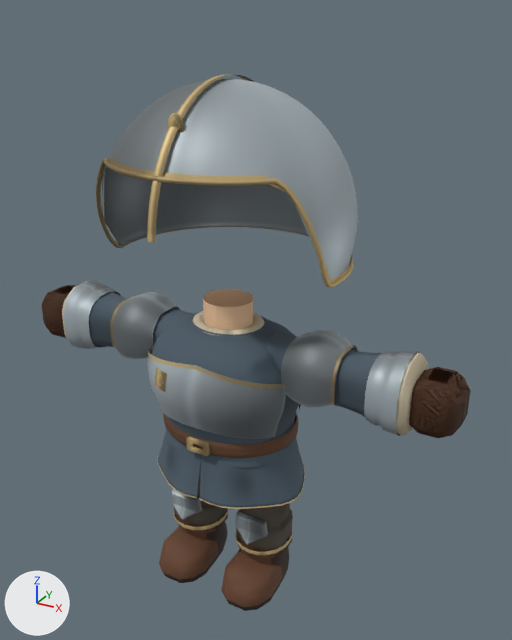
What one commit did to the glTF model src/assets/models/wardrobe/classes/traje_guerrero_aurora.glb.
Camera for both pictures: a 50 mm camera at (1.37, -2.26, 2.39) aimed at (0.07, 0.1, 1.22). Arrows for +X, +Y and +Z are at lower left; the lights stay in place. The older version comes first. Vertices at exactly the same position are counted once.

Names of what the first picture shows: 'medieval-leg-l', 'medieval-leg-r', 'medieval-sleeve-l', 'medieval-sleeve-r', 'medieval-tunic', 'suit-bracer-l', 'suit-bracer-r', 'suit-glove-left', 'suit-head', 'suit-trousers-l', 'suit-upperarm-l', 'suit-upperarm-r' and 4 more.
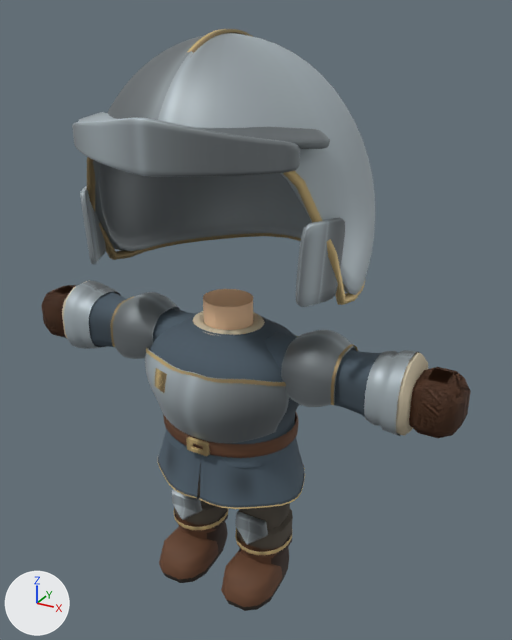
Location of each change, (x1, y1, x2, y2) in pixels of the pictures (512 x 640 px; the box of a moved part takes in the faces that stretch with it):
```json
{"object": "suit-head", "change": "reshaped", "before": [96, 75, 358, 288], "after": [72, 29, 375, 307], "on screen": "16% wider, 30% taller"}
{"object": "medieval-tunic", "change": "reshaped", "before": [148, 289, 305, 509], "after": [145, 289, 305, 509]}
{"part": 1, "of": "me_medieval_tunic", "change": "moved or reshaped", "before": [148, 320, 301, 444], "after": [145, 320, 301, 444]}
{"part": 2, "of": "me_suit_head", "change": "rebuilt", "before": [104, 79, 358, 280], "after": [87, 157, 365, 305]}
{"part": 3, "of": "me_suit_head", "change": "rebuilt", "before": [96, 158, 354, 288], "after": [93, 33, 375, 295], "on screen": "9% wider, 101% taller"}
{"part": 4, "of": "me_suit_head", "change": "rebuilt", "before": [147, 75, 254, 243], "after": [183, 29, 253, 57]}
{"part": 5, "of": "me_suit_head", "change": "added", "after": [78, 112, 330, 149]}
{"part": 6, "of": "me_suit_head", "change": "added", "after": [72, 117, 300, 177]}
{"part": 7, "of": "me_suit_head", "change": "added", "after": [80, 185, 106, 264]}
{"part": 8, "of": "me_suit_head", "change": "added", "after": [296, 217, 345, 307]}
{"part": 9, "of": "me_suit_head", "change": "deleted", "before": [168, 113, 184, 133]}
{"part": 10, "of": "me_suit_head", "change": "deleted", "before": [102, 157, 352, 283]}
```

The change, as JSON lines over the scene's bpy script:
```json
{"block": "me_medieval_tunic", "where": "# used by ob_medieval_tunic; location = (0.0, 0.0, 0.0)"}
{"op": "remove", "block": "me_medieval_tunic", "code": "me_medieval_tunic.from_pydata(...)  # 3294 vertices, 5768 faces; spans x -0.35..0.35, y -0.294..0.294, z 0.51..1.335"}
{"op": "add", "block": "me_medieval_tunic", "code": "me_medieval_tunic.from_pydata(...)  # 3294 vertices, 5768 faces; spans x -0.35..0.35, y -0.309..0.309, z 0.51..1.335"}
{"block": "me_medieval_tunic", "change": "me_medieval_tunic part 1: 1278 of 3294 vertices moved; they spanned x -0.335..0.335, y -0.294..0.294, z 0.813..1.151 and now span x -0.349..0.349, y -0.309..0.309, z 0.81..1.151; mean shift (0.0, 0.0, -0.004); largest move (0.0, -0.256, 0.865) -> (0.0, -0.243, 0.81)"}
{"block": "me_suit_head", "where": "# used by ob_suit_head; location = (0.0, 0.0, 0.0)"}
{"op": "remove", "block": "me_suit_head", "code": "me_suit_head.from_pydata(...)  # 1570 vertices, 2950 faces; spans x -0.493..0.493, y -0.476..0.484, z 1.487..2.179"}
{"op": "add", "block": "me_suit_head", "code": "me_suit_head.from_pydata(...)  # 4362 vertices, 8704 faces; spans x -0.553..0.553, y -0.501..0.562, z 1.413..2.328"}
{"block": "me_suit_head", "change": "me_suit_head part 2: the loose piece of 576 vertices spanning x -0.493..0.493, y -0.411..0.484, z 1.498..2.165 is rebuilt with 192 vertices and now spans x -0.531..0.531, y -0.44..0.541, z 1.413..2.041, in mat_brass"}
{"block": "me_suit_head", "change": "me_suit_head part 3: the loose piece of 576 vertices spanning x -0.487..0.487, y -0.429..0.479, z 1.487..1.902 is rebuilt with 2016 vertices and now spans x -0.553..0.553, y -0.431..0.562, z 1.427..2.317, in mat_plate"}
{"block": "me_suit_head", "change": "me_suit_head part 4: the loose piece of 144 vertices spanning x -0.017..0.017, y -0.476..0.456, z 1.697..2.179 is rebuilt with 586 vertices and now spans x -0.017..0.017, y -0.441..0.546, z 1.847..2.328"}
{"block": "me_suit_head", "change": "me_suit_head part 5: a new loose piece of 618 vertices spanning x -0.494..0.494, y -0.476..-0.149, z 1.997..2.071, in mat_plate"}
{"block": "me_suit_head", "change": "me_suit_head part 6: a new loose piece of 586 vertices spanning x -0.444..0.444, y -0.501..-0.292, z 1.916..2.091, in mat_plate"}
{"block": "me_suit_head", "change": "me_suit_head part 7: a new loose piece of 182 vertices spanning x -0.536..-0.43, y -0.289..-0.124, z 1.48..1.77, in mat_plate"}
{"block": "me_suit_head", "change": "me_suit_head part 8: a new loose piece of 182 vertices spanning x 0.43..0.536, y -0.289..-0.124, z 1.48..1.77, in mat_plate"}
{"block": "me_suit_head", "change": "me_suit_head part 9: the loose piece of 146 vertices spanning x -0.032..0.032, y -0.319..-0.301, z 2.005..2.085 is deleted"}
{"block": "me_suit_head", "change": "me_suit_head part 10"}
{"block": "me_suit_head", "change": "128 vertices are removed from x -0.481..0.481, y -0.418..0.473, z 1.498..1.912"}
{"block": "me_suit_head", "change": "192 faces are deleted"}
```
